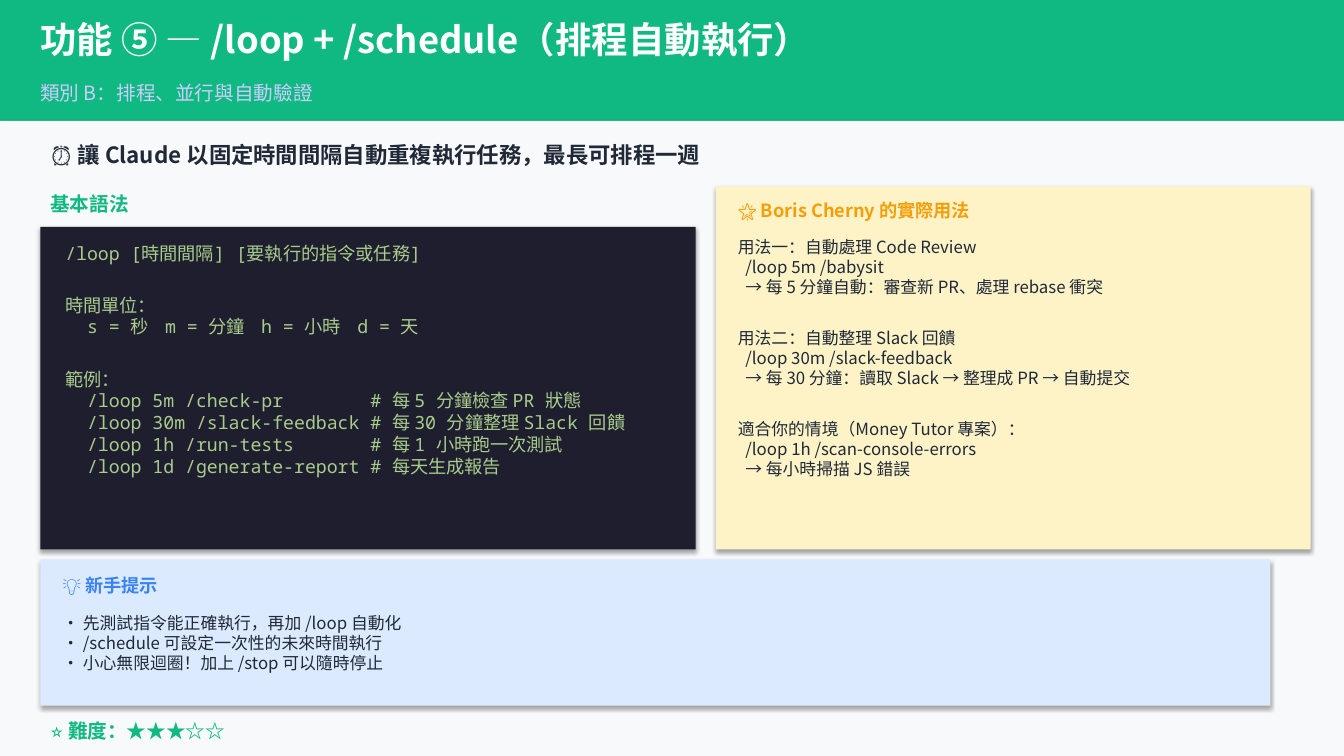
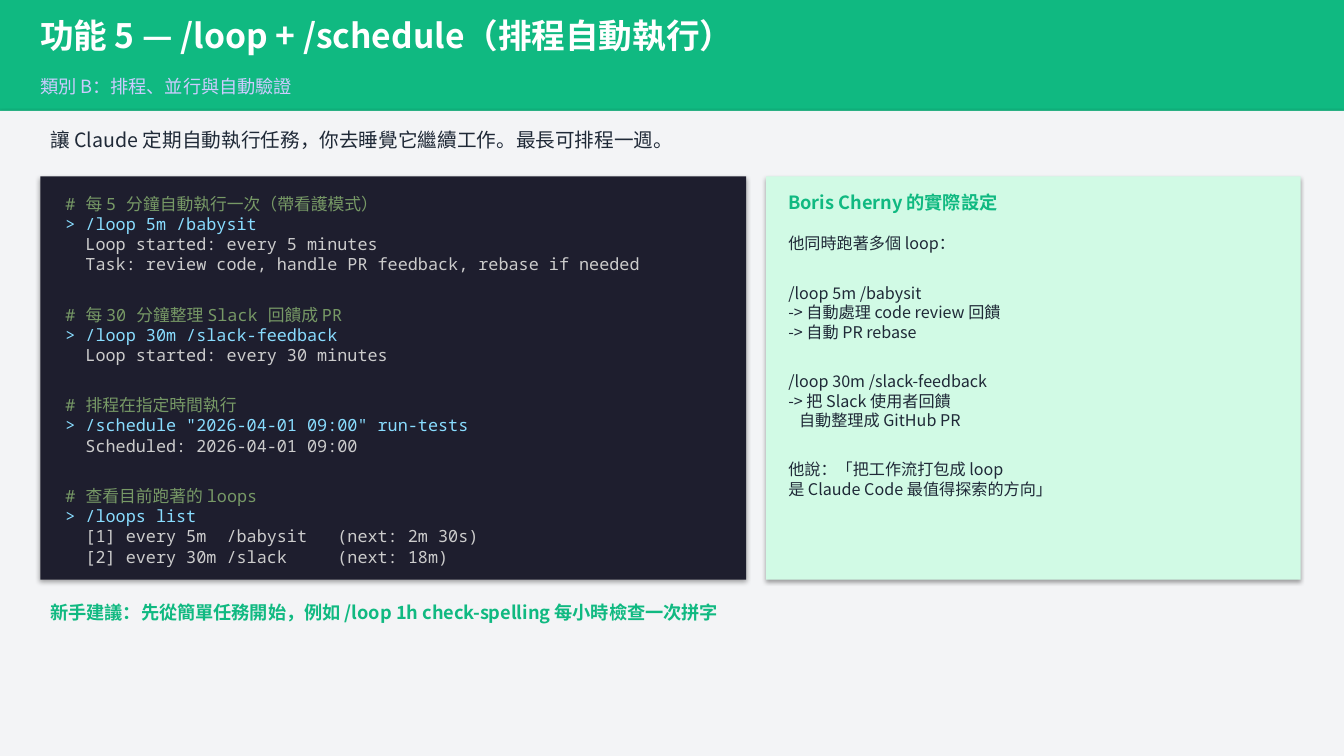
Before and after one commit to dd13556li/money-tutor, a slide deck: slide 9 of report/Claude_Code_15_Features_Guide.pptx. Drawn at 1344x756 pixels with LibreOffice and Linux fonts; fonts in the diff are those of the drawing. Boxes give left, top, right and bottom in pixels: in the first picture for what was removed or moved away, otherwise in the second. Text is boxed around its words. In the diff, an @@ line names an element or a change of style, - is before the commit and + after.

```diff
--- a/report/Claude_Code_15_Features_Guide.pptx
+++ b/report/Claude_Code_15_Features_Guide.pptx
@@ rectangle: place and size @@
-rectangle at [0,0,1344,121]
+rectangle at [0,0,1344,111]
@@ text at [40,19,733,56]: text changed; size 26 to 24 pt; font Noto Sans CJK SC to Noto Sans CJK TC @@
-功能 ⑤ — /loop + /schedule（排程自動執行）
+功能 5 — /loop + /schedule（排程自動執行）
@@ text "類別 B：排程、並行與自動驗證" at [40,77,293,95]: size 14 to 13 pt, font Noto Sans CJK SC to Noto Sans CJK TC @@
@@ rectangle: place and size @@
-rectangle at [0,121,1344,756]
+rectangle at [0,111,1344,756]
@@ rectangle at [0,111,1344,756]: fill #F8F9FA to #F3F4F6 @@
@@ text at [50,130,673,149]: text changed; size 16 to 14 pt; font Noto Sans CJK SC to Noto Sans CJK TC; bold off @@
-⏰ 讓 Claude 以固定時間間隔自動重複執行任務，最長可排程一週
+讓 Claude 定期自動執行任務，你去睡覺它繼續工作。最長可排程一週。
@@ rectangle: place and size @@
-rectangle at [40,227,696,549]
+rectangle at [40,176,746,580]
@@ rectangle: place and size @@
-rectangle at [716,187,1311,549]
+rectangle at [766,176,1301,580]
@@ rectangle at [766,176,1301,580]: fill #FEF3C7 to #D1FAE5 @@
@@ text removed at [50,194,128,213] @@
-基本語法
@@ text added at [85,196,639,567], 12 pt, text #CCCCCC @@
+# 每 5 分鐘自動執行一次（帶看護模式）
+> /loop 5m /babysit
+Loop started: every 5 minutes
+Task: review code, handle PR feedback, rebase if needed
+# 每 30 分鐘整理 Slack 回饋成 PR
+> /loop 30m /slack-feedback
+Loop started: every 30 minutes
+# 排程在指定時間執行
+> /schedule "2026-04-01 09:00" run-tests
+Scheduled: 2026-04-01 09:00
+# 查看目前跑著的 loops
+> /loops list
+[1] every 5m /babysit (next: 2m 30s)
+[2] every 30m /slack (next: 18m)
@@ text at [788,193,998,213]: text changed; font Noto Sans CJK SC to Noto Sans CJK TC; text colour #F59E0B to #10B981 @@
-🌟 Boris Cherny 的實際用法
+Boris Cherny 的實際設定
@@ text added at [788,235,1052,497], 11.5 pt, text #1F2937 @@
+他同時跑著多個 loop：
+/loop 5m /babysit
+-> 自動處理 code review 回饋
+-> 自動 PR rebase
+/loop 30m /slack-feedback
+-> 把 Slack 使用者回饋
+自動整理成 GitHub PR
+他說：「把工作流打包成 loop
+是 Claude Code 最值得探索的方向」
@@ text removed at [65,244,625,478] @@
-/loop [時間間隔] [要執行的指令或任務]
-時間單位：
-s = 秒 m = 分鐘 h = 小時 d = 天
-範例：
-/loop 5m /check-pr # 每 5 分鐘檢查 PR 狀態
-/loop 30m /slack-feedback # 每 30 分鐘整理 Slack 回饋
-/loop 1h /run-tests # 每 1 小時跑一次測試
-/loop 1d /generate-report # 每天生成報告
@@ rectangle removed at [40,560,1270,706] @@
@@ text removed at [85,576,158,594] @@
-💡 新手提示
@@ text at [50,603,718,624]: text changed; size 12 to 13 pt; font Noto Sans CJK SC to Noto Sans CJK TC; text colour #1F2937 to #10B981; bold on @@
-用法一：自動處理 Code Review
-/loop 5m /babysit
-→ 每 5 分鐘自動：審查新 PR、處理 rebase 衝突
-用法二：自動整理 Slack 回饋
-/loop 30m /slack-feedback
-→ 每 30 分鐘：讀取 Slack → 整理成 PR → 自動提交
-適合你的情境（Money Tutor 專案）：
-/loop 1h /scan-console-errors
-→ 每小時掃描 JS 錯誤
+新手建議：先從簡單任務開始，例如 /loop 1h check-spelling 每小時檢查一次拼字
@@ text removed at [83,615,401,673] @@
-• 先測試指令能正確執行，再加 /loop 自動化
-• /schedule 可設定一次性的未來時間執行
-• 小心無限迴圈！加上 /stop 可以隨時停止
@@ text removed at [68,721,225,740] @@
-⭐ 難度：★★★☆☆
```
Also in this commit, not shown: 11 other slides changed, 10 slides added, 10 slides removed, 11 other files.
